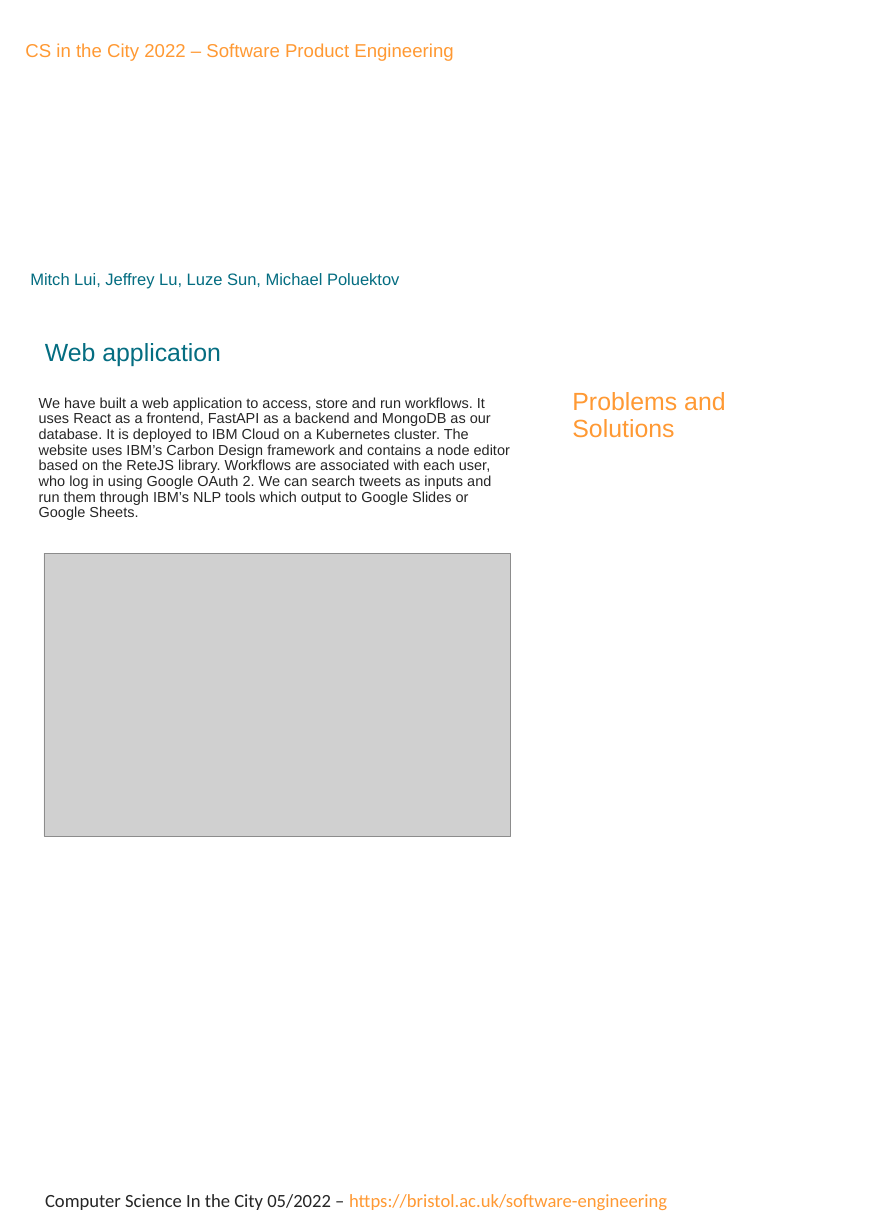
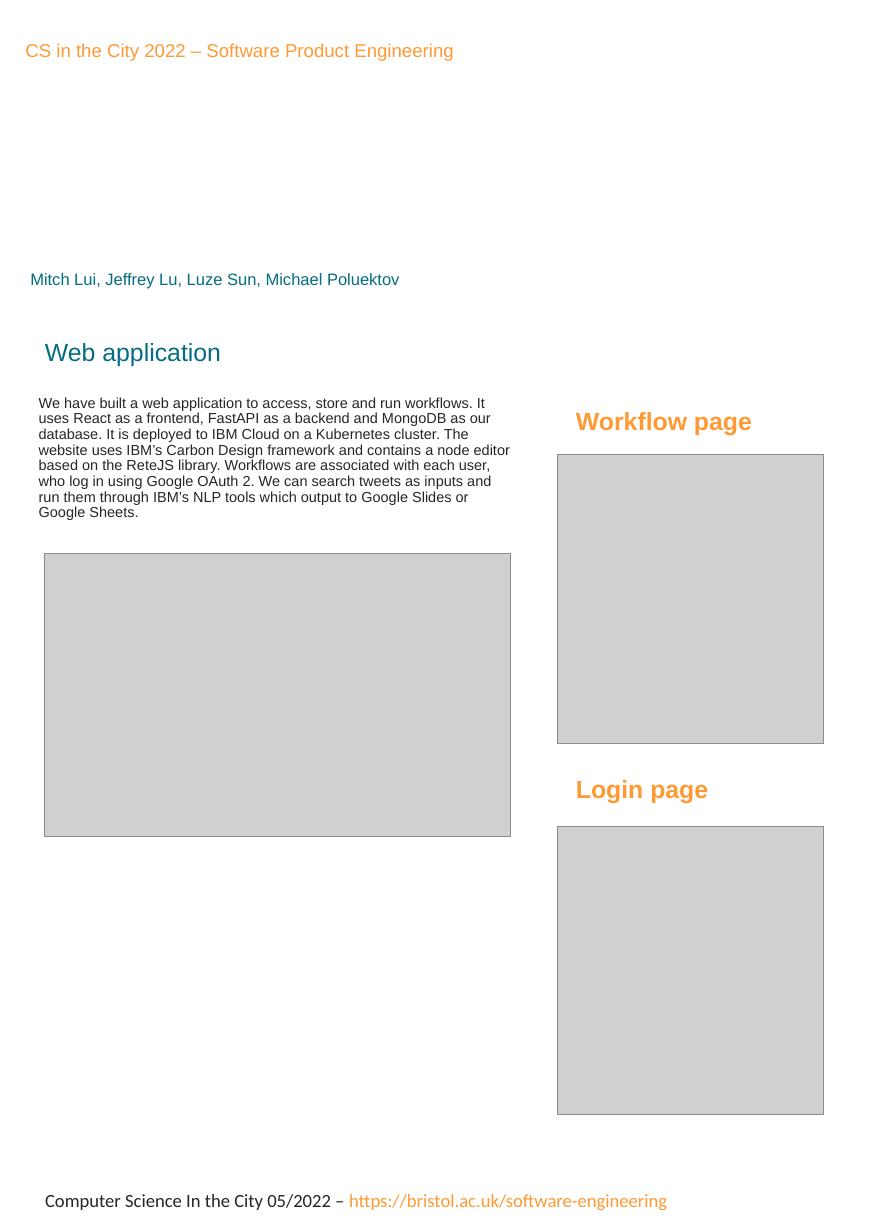
Before and after one commit to spe-uob/2021-AIWorkflow, a slide deck: slide 1 of presentation.odp. Drawn at 871x1232 pixels with LibreOffice and Linux fonts; fonts in the diff are those of the drawing; grey boxes stand for pictures; background and template pictures are left out. Boxes give left, top, right and bottom in pixels: in the first picture for what was removed or moved away, otherwise in the second. Text is boxed around its words. In the diff, an @@ line names an element or a change of style, - is before the commit and + after.

Commit message:
Added login and main page images

```diff
--- a/presentation.odp
+++ b/presentation.odp
@@ text removed at (572,392,725,438) @@
-Problems and Solutions
@@ text added at (576,412,752,436), 24 pt, text #FF9933, bold @@
+Workflow page
@@ picture added at (557,454,823,744) @@
@@ text added at (576,780,708,804), 24 pt, text #FF9933, bold @@
+Login page
@@ picture added at (557,826,823,1115) @@
```
